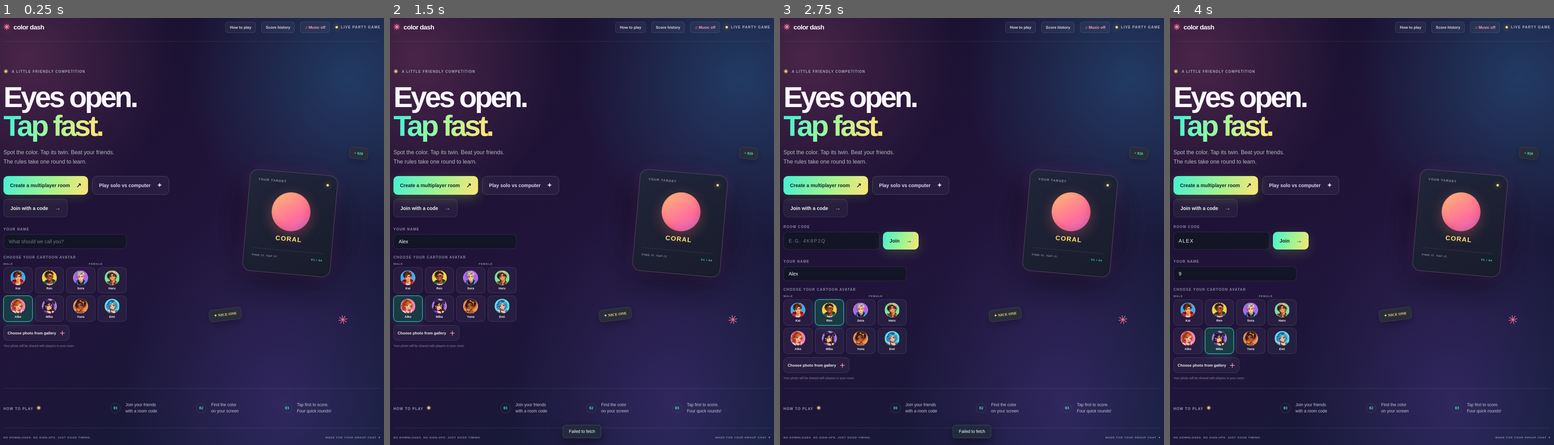
Above: before the commit, frames 1-4 (left to right).
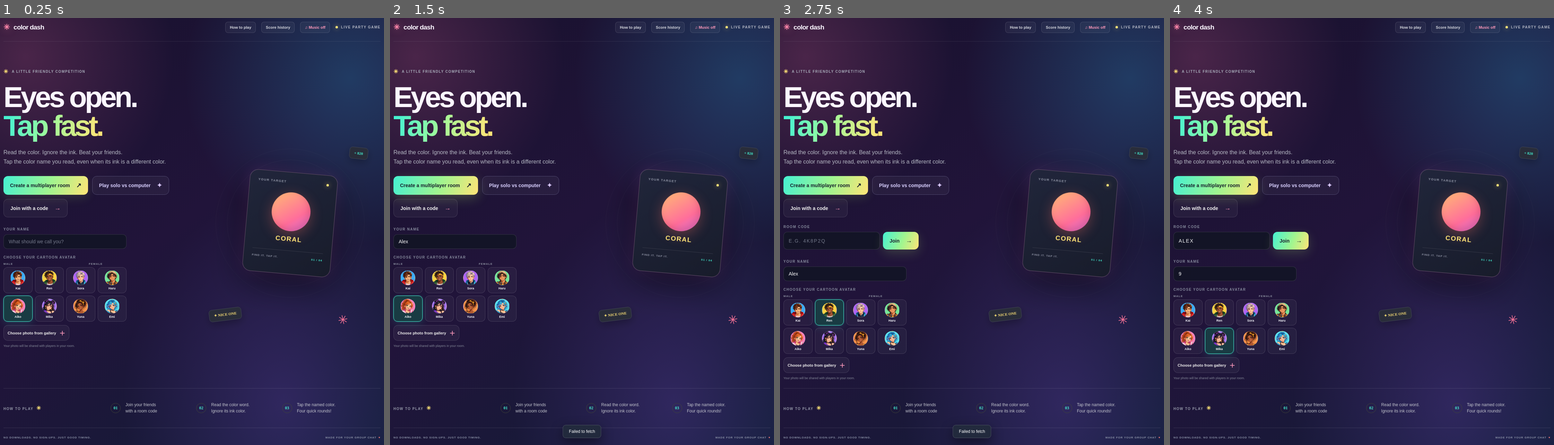
Above: after the commit, the same moments.

Repository: chithranainar/Multiplayer_Game
Game: browser game, page public/index.html
Two runs of this game, one before a commit and one after it. Both use one fixed random seed, a clock stepped at 60 frames per second and the inputs below.
Inputs (mouse positions are in pixels of both pictures, inside the frame that each line leads up to):
- Up to frame 1 (0.25 s): no input
- Up to frame 2 (1.5 s): click (455, 240) at 0.27 s; type "Alex" at 0.27 s; click "Play solo vs computer ✦" at 0.52 s; click "Play solo vs computer ✦" at 1.27 s
- Up to frame 3 (2.75 s): click "Join with a code →" at 1.87 s; click "Ren" at 2.47 s
- Up to frame 4 (4 s): click (1235, 274) at 3.07 s; type "9" at 3.07 s; tap Enter at 3.1 s; click (1219, 240) at 3.27 s; type "Alex" at 3.27 s; click "Mika" at 3.67 s

The runs differ from the first frame. In frame 1, 0.5% of the frame differs, in the area x 0-88%, y 30-93%; in frame 2, 0.5%; in frame 3, 0.5%; in frame 4, 0.5%.

Commit message:
Refresh Color Dash gameplay and sound

Diff:
--- a/public/index.html
+++ b/public/index.html
@@ -20,25 +20,25 @@
   <main class="shell">
     <header class="topbar"><a class="brand" href="/"><span class="brand-mark">✳</span> color dash</a><nav class="top-to …(312 unchanged characters)…
     <section id="home" class="screen home-screen">
-      <div class="hero-copy"><div class="eyebrow"><span clas …(75 unchanged characters)… <em>Tap fast.</em></h1><p class="intro">Spot the color. Tap its twin. Beat your friends.<br/>The rules take one round to learn.</p>
+      <div class="hero-copy"><div class="eyebrow"><span clas …(75 unchanged characters)… <em>Tap fast.</em></h1><p class="intro">Read the color. Ignore the ink. Beat your friends.<br/>Tap the color name you read, even when its ink is a different color.</p>
         <div class="actions"><button class="btn btn-primary" id="createBtn">Create a multiplayer room <span>↗</span></b …(194 unchanged characters)…
         <form id="joinForm" class="join-form hidden"><label for="roomCode">ROOM CODE</label><div class="join-row"><input id="roomCode" maxlength="6" placeholder="e.g. 4K8P2Q" autocomplete="off"/><button class="btn btn-primary" type="submit">Join <span>→</span></button></div></form>
         <div class="name-field"><label for="playerName">YOUR NAME</label><input id="playerName" maxlength="16" placeholder="What should we call you?" autocomplete="nickname"/></div>
         <div class="avatar-field"><label>CHOOSE YOUR CARTOON AVATAR</label><div class="avatar-gender-labels"><span>MALE …(454 unchanged characters)…
       </div>
       <div class="hero-art" aria-hidden="true"><div class="art-orbit orbit-one"></div><div class="art-orbit orbit-two"> …(420 unchanged characters)…
-      <div class="how-strip"><div class="how-title">HOW TO P …(109 unchanged characters)… iv><div class="how-item"><b>02</b><span>Find the color<br/>on your screen</span></div><div class="how-item"><b>03</b><span>Tap first to score.<br/>Four quick rounds!</span></div></div>
+      <div class="how-strip"><div class="how-title">HOW TO P …(109 unchanged characters)… iv><div class="how-item"><b>02</b><span>Read the color word.<br/>Ignore its ink color.</span></div><div class="how-item"><b>03</b><span>Tap the named color.<br/>Four quick rounds!</span></div></div>
       <footer class="site-foot"><span>NO DOWNLOADS. NO SIGN-UPS. JUST GOOD TIMING.</span><span>MADE FOR YOUR GROUP CHAT <span class="foot-heart">♥</span></span></footer>
     </section>
     <section id="game" class="screen game-screen hidden">
       <div class="game-head"><button class="back-btn" id="leaveBtn">← <span>Leave game</span></button><div class="room- …(222 unchanged characters)…
-      <div id="lobbyView" class="panel game-panel"><div clas …(767 unchanged characters)… ">✳</span><span><b>How it works</b><br/>Match the target color. Quick taps earn more points.</span></div><button class="btn btn-pri …(178 unchanged characters)…
-      <div id="roundView" class="panel game-panel round-pane …(153 unchanged characters)… >9</span></div><div class="prompt-line">Find this color <span>↓</span></div><div class="target-area"><div class="big-target" id="bigTarget"></div><div class="target-caption" id="targetCaption">CORAL</div></div><p class="tap-prompt" id="tapPrompt">Tap its match below. Faster taps score more!</p><div class="choices" id="choices"></div></div>
+      <div id="lobbyView" class="panel game-panel"><div clas …(767 unchanged characters)… ">✳</span><span><b>How it works</b><br/>Read the color word, ignore its ink, then tap that color name.</span></div><button class="btn btn-pri …(178 unchanged characters)…
+      <div id="roundView" class="panel game-panel round-pane …(153 unchanged characters)… >9</span></div><div class="prompt-line">Choose the color named by the word <span>↓</span></div><div class="target-area"><div class="big-target" id="bigTarget" aria-label="Target color word">CORAL</div><div class="target-caption" id="targetCaption">IGNORE THE INK · PICK THE WORD</div></div><p class="tap-prompt" id="tapPrompt">Tap the color name below. Faster taps score more!</p><div class="choices" id="choices"></div></div>
       <div id="betweenView" class="panel game-panel between-panel hidden"><div class="eyebrow">ROUND COMPLETE</div><h2  …(428 unchanged characters)…
       <div id="finishedView" class="panel game-panel between-panel winner-view hidden"><span class="winner-firework bur …(671 unchanged characters)…
     </section>
     <dialog id="shareDialog" class="share-dialog"><button class="share-close" id="closeShare" aria-label="Close">×</but …(768 unchanged characters)…
-    <dialog id="howToDialog" class="info-dialog"><button cla …(180 unchanged characters)… ="instruction-list"><div><b>01</b><span>Look at the named target color.</span></div><div><b>02</b><span>Tap the matching color button.</span></div><div><b>03</b><span>Correc …(280 unchanged characters)…
+    <dialog id="howToDialog" class="info-dialog"><button cla …(180 unchanged characters)… ="instruction-list"><div><b>01</b><span>Read the color name in the target word.</span></div><div><b>02</b><span>Ignore the ink color; tap the matching color name below.</span></div><div><b>03</b><span>Correc …(280 unchanged characters)…
     <dialog id="historyDialog" class="info-dialog history-dialog"><button class="share-close" data-close="historyDialog …(251 unchanged characters)…
     <div id="toast" class="toast" role="status"></div>
   </main>
